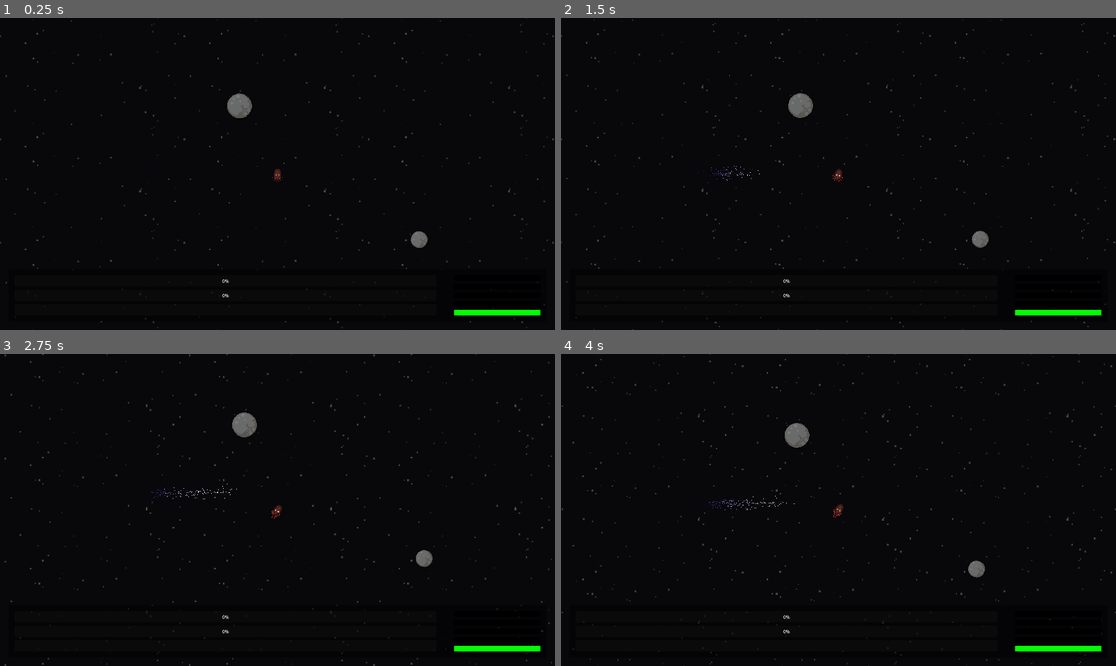
Above: before the commit, frames 1-4 (two rows, left to right).
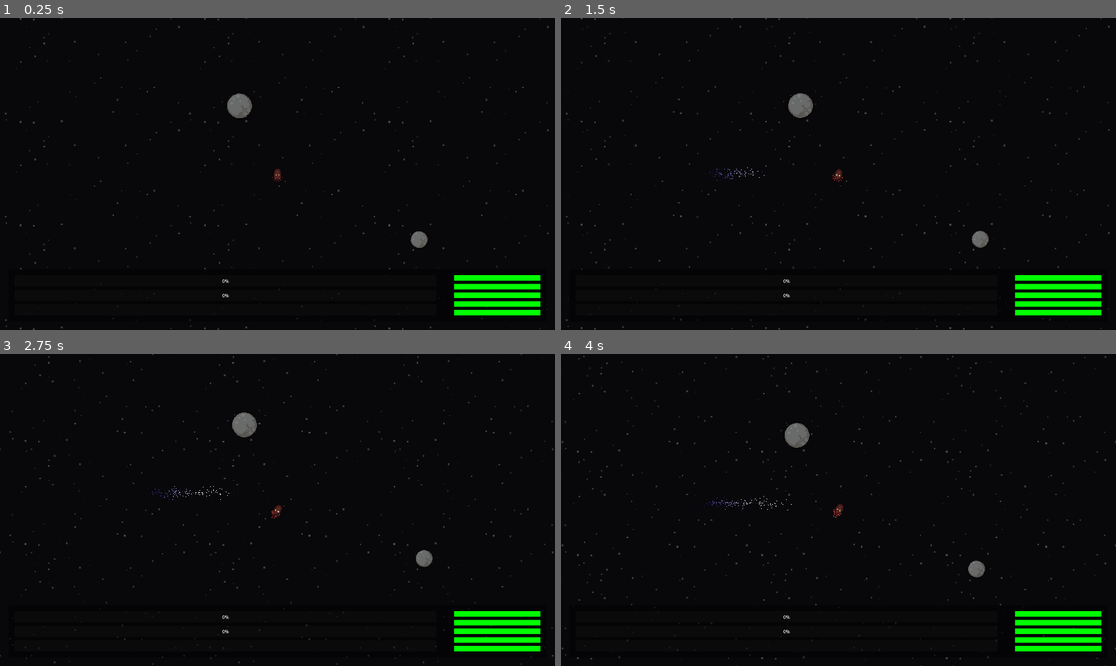
Above: after the commit, the same moments.

Repository: Erica-99/TinyWorld
Game: Godot game, scene res://scenes/star_map.tscn
Same seed, same stepped clock (60 frames per second), same inputs: the game is played once before the commit and once after it. The project has no main scene, so this scene is started directly.
Inputs:
- Up to frame 1 (0.25 s): no input
- Up to frame 2 (1.5 s): hold D (Right) 0.53-1.28 s; hold Shift (Fire Dampers) 0.53-1.28 s; hold S (Reverse) from 1.28 s (still down); tap Space (Landing Mode) at 1.35 s
- Up to frame 3 (2.75 s): release S (Reverse) at 2.03 s; hold D (Right) from 2.03 s (still down); hold Shift (Fire Dampers) from 2.03 s (still down)
- Up to frame 4 (4 s): release D (Right) at 2.78 s; release Shift (Fire Dampers) at 2.78 s; hold W (Forward) 2.78-3.53 s; tap Space (Landing Mode) at 2.85 s; hold A (Left) from 3.53 s (still down); hold Shift (Fire Dampers) from 3.53 s (still down)

The runs differ from the first frame. In frame 1, 1.8% of the frame differs, in the area x 0-100%, y 0-100%; in frame 2, 2.0%; in frame 3, 2.1%; in frame 4, 2.2%.

Commit message:
Enemy Spawning fixed

Diff:
--- a/Sprites/BackTurretSprites.tres
+++ b/Sprites/BackTurretSprites.tres
@@ -42,5 +42,5 @@
 }],
 "loop": true,
 "name": &"Healthy",
-"speed": 5.0
+"speed": 8.0
 }]
--- a/Sprites/FrontTurretSprites.tres
+++ b/Sprites/FrontTurretSprites.tres
@@ -75,5 +75,5 @@
 }],
 "loop": true,
 "name": &"Healthy",
-"speed": 5.0
+"speed": 8.0
 }]
--- a/Sprites/enemy.tscn
+++ b/Sprites/enemy.tscn
@@ -4,6 +4,15 @@
 [ext_resource type="SpriteFrames" uid="uid://lpacqieaq1ik" path="res://Sprites/BackTurretSprites.tres" id="2_0h1x2"]
 [ext_resource type="SpriteFrames" uid="uid://bfe16coq0uc6o" path="res://Sprites/CruiserThrusterSprites.tres" id="2_r3tu1"]
 [ext_resource type="SpriteFrames" uid="uid://bbt4xfgbpy4fx" path="res://Sprites/FrontTurretSprites.tres" id="4_dwvs7"]
+
+[sub_resource type="ParticleProcessMaterial" id="ParticleProcessMaterial_dwvs7"]
+particle_flag_disable_z = true
+emission_shape = 3
+emission_box_extents = Vector3(1, 20.23, 1)
+gravity = Vector3(-100, 0, 0)
+scale_min = 3.0
+scale_max = 6.0
+color = Color(0, 1, 1, 1)
 
 [sub_resource type="Animation" id="Animation_0h1x2"]
 resource_name = "Hidden"
@@ -22,11 +31,23 @@
 tracks/1/type = "value"
 tracks/1/imported = false
 tracks/1/enabled = true
-tracks/1/path = NodePath("../GPUParticles2D:emitting")
+tracks/1/path = NodePath("../FTLParticles:emitting")
 tracks/1/interp = 1
 tracks/1/loop_wrap = true
 tracks/1/keys = {
 "times": PackedFloat32Array(0),
+"transitions": PackedFloat32Array(1),
+"update": 1,
+"values": [false]
+}
+tracks/2/type = "value"
+tracks/2/imported = false
+tracks/2/enabled = true
+tracks/2/path = NodePath("Thruster/ThrusterParticles:emitting")
+tracks/2/interp = 1
+tracks/2/loop_wrap = true
+tracks/2/keys = {
+"times": PackedFloat32Array(0.033333335),
 "transitions": PackedFloat32Array(1),
 "update": 1,
 "values": [false]
@@ -61,7 +82,7 @@
 tracks/2/type = "value"
 tracks/2/imported = false
 tracks/2/enabled = true
-tracks/2/path = NodePath("../GPUParticles2D:emitting")
+tracks/2/path = NodePath("../FTLParticles:emitting")
 tracks/2/interp = 1
 tracks/2/loop_wrap = true
 tracks/2/keys = {
@@ -93,6 +114,18 @@
 "transitions": PackedFloat32Array(1),
 "update": 0,
 "values": [Vector2(0, 0)]
+}
+tracks/5/type = "value"
+tracks/5/imported = false
+tracks/5/enabled = true
+tracks/5/path = NodePath("Thruster/ThrusterParticles:emitting")
+tracks/5/interp = 1
+tracks/5/loop_wrap = true
+tracks/5/keys = {
+"times": PackedFloat32Array(0),
+"transitions": PackedFloat32Array(1),
+"update": 1,
+"values": [true]
 }
 
 [sub_resource type="Animation" id="Animation_txv1s"]
@@ -125,7 +158,7 @@
 tracks/2/type = "value"
 tracks/2/imported = false
 tracks/2/enabled = true
-tracks/2/path = NodePath("../GPUParticles2D:emitting")
+tracks/2/path = NodePath("../FTLParticles:emitting")
 tracks/2/interp = 1
 tracks/2/loop_wrap = true
 tracks/2/keys = {
@@ -157,6 +190,18 @@
 "transitions": PackedFloat32Array(1, 1, 1),
 "update": 0,
 "values": [Vector2(-210.625, 0), Vector2(0, 0), Vector2(-23.18, 0)]
+}
+tracks/5/type = "value"
+tracks/5/imported = false
+tracks/5/enabled = true
+tracks/5/path = NodePath("Thruster/ThrusterParticles:emitting")
+tracks/5/interp = 1
+tracks/5/loop_wrap = true
+tracks/5/keys = {
+"times": PackedFloat32Array(0, 6.5),
+"transitions": PackedFloat32Array(1, 1),
+"update": 1,
+"values": [false, true]
 }
 
 [sub_resource type="AnimationLibrary" id="AnimationLibrary_txv1s"]
@@ -202,6 +247,11 @@
 [node name="Thruster" type="Node2D" parent="SpritePivot" unique_id=309872537]
 position = Vector2(-10, 0)
 
+[node name="ThrusterParticles" type="GPUParticles2D" parent="SpritePivot/Thruster" unique_id=1994940803]
+position = Vector2(-73.32, -2.75)
+amount = 50
+process_material = SubResource("ParticleProcessMaterial_dwvs7")
+
 [node name="Thruster_Main" type="AnimatedSprite2D" parent="SpritePivot/Thruster" unique_id=922847472]
 texture_filter = 3
 position = Vector2(60, -12)
@@ -215,6 +265,8 @@
 position = Vector2(60, -12)
 sprite_frames = ExtResource("2_0h1x2")
 animation = &"Healthy"
+autoplay = "Healthy"
+frame_progress = 0.29437646
 
 [node name="Bridge" type="Node2D" parent="SpritePivot" unique_id=1206508805]
 position = Vector2(8, -1)
@@ -233,12 +285,14 @@
 position = Vector2(6, -11)
 sprite_frames = ExtResource("4_dwvs7")
 animation = &"Healthy"
+autoplay = "Healthy"
+frame_progress = 0.47793958
 
 [node name="EnemyAnims" type="AnimationPlayer" parent="SpritePivot" unique_id=760754738]
 libraries/ = SubResource("AnimationLibrary_txv1s")
 autoplay = &"Spawn"
 
-[node name="GPUParticles2D" type="GPUParticles2D" parent="." unique_id=43603422]
+[node name="FTLParticles" type="GPUParticles2D" parent="." unique_id=43603422]
 position = Vector2(-338.25, -0.5)
 emitting = false
 amount = 300
--- a/scenes/star_map.tscn
+++ b/scenes/star_map.tscn
@@ -3,29 +3,15 @@
 [ext_resource type="Script" uid="uid://h8f32lhd5bn1" path="res://scripts/StarMap.gd" id="1_fp76q"]
 [ext_resource type="PackedScene" uid="uid://bu2kr8cklk7p1" path="res://scenes/planetBox.tscn" id="2_88ecf"]
 [ext_resource type="PackedScene" uid="uid://b6iv033nau3ee" path="res://scenes/ship.tscn" id="2_ewo0i"]
-[ext_resource type="Shader" uid="uid://ckxpa011gxytr" path="res://shaders/star_map.gdshader" id="3_aoqvg"]
 [ext_resource type="PackedScene" uid="uid://byiovtsqqsneb" path="res://scenes/player_camera.tscn" id="3_ewo0i"]
 [ext_resource type="PackedScene" uid="uid://ulkc1ds2gxej" path="res://scenes/landing_popup.tscn" id="5_fevf7"]
-[ext_resource type="PackedScene" uid="uid://cdybgt5unebrf" path="res://scenes/planet_resource_indicator.tscn" id="6_568mj"]
-[ext_resource type="Script" uid="uid://dh5auoos0fbro" path="res://scripts/planet_scanner_effect.gd" id="7_vyd5l"]
-[ext_resource type="Script" uid="uid://dy33yhdij0yvp" path="res://scripts/resources.gd" id="8_b4dln"]
+[ext_resource type="PackedScene" path="res://scenes/planet_resource_indicator.tscn" id="6_568mj"]
+[ext_resource type="Script" path="res://scripts/planet_scanner_effect.gd" id="7_vyd5l"]
+[ext_resource type="Script" path="res://resources.gd" id="8_b4dln"]
 [ext_resource type="StyleBox" uid="uid://b0matx7ugvdlk" path="res://Materials/SurgeReady.tres" id="9_b4dln"]
 [ext_resource type="PackedScene" uid="uid://cq2g8ebw34rqx" path="res://Sprites/enemy.tscn" id="11_aoqvg"]
 
 [sub_resource type="StyleBoxEmpty" id="StyleBoxEmpty_aoqvg"]
-
-[sub_resource type="ShaderMaterial" id="ShaderMaterial_aoqvg"]
-shader = ExtResource("3_aoqvg")
-shader_parameter/speed = 0.1
-shader_parameter/pixelation = 8.0
-shader_parameter/zoom = 2.0
-shader_parameter/gradient_pixelation = 0.2
-shader_parameter/background_threshold = 0.0
-shader_parameter/color_low_threshold = 0.24
-shader_parameter/color_mid_threshold = 0.48
-shader_parameter/color_low = Color(0.01, 0.41, 0.51, 1)
-shader_parameter/color_mid = Color(0.5, 0.1, 0.3, 1)
-shader_parameter/color_high = Color(1, 1, 1, 1)
 
 [sub_resource type="Curve" id="Curve_aoqvg"]
 _data = [Vector2(0, 0), 0.0, 0.0, 0, 0, Vector2(0.0067567676, 1), 0.0, 0.0, 0, 0, Vector2(0.9797298, 1), 0.0, 0.0, 0, 0, Vector2(1, 0), 0.0, 0.0, 0, 0]
@@ -79,6 +65,10 @@
 max_distance = 70000.0
 max_healthy = 100
 
+[node name="Enemies" type="Node2D" parent="." unique_id=1122922968]
+
+[node name="enemy" parent="Enemies" unique_id=2136185547 instance=ExtResource("11_aoqvg")]
+
 [node name="Parallax2D" type="Parallax2D" parent="." unique_id=1484703696]
 z_index = -1000
 scale = Vector2(1.9331334, 1.0827317)
@@ -103,17 +93,6 @@
 grow_vertical = 2
 color = Color(0.030984493, 0.027432224, 0.039930467, 1)
 metadata/_edit_use_anchors_ = true
-
-[node name="ColorRect2" type="ColorRect" parent="Parallax2D/Panel" unique_id=1155803226]
-visible = false
-material = SubResource("ShaderMaterial_aoqvg")
-layout_mode = 1
-anchors_preset = 15
-anchor_right = 1.0
-anchor_bottom = 1.0
-grow_horizontal = 2
-grow_vertical = 2
-color = Color(0.030984493, 0.027432224, 0.039930467, 1)
 
 [node name="GPUParticles2D" type="GPUParticles2D" parent="Parallax2D/Panel" unique_id=682508906]
 position = Vector2(486.77448, 470.1072)
@@ -368,6 +347,4 @@
 layout_mode = 2
 theme_override_styles/panel = ExtResource("9_b4dln")
 
-[node name="enemy" parent="." unique_id=2136185547 instance=ExtResource("11_aoqvg")]
-
 [connection signal="player_mode_changed" from="Ship" to="UI/UI Control/LandingPopup" method="_on_ship_player_mode_changed"]
--- a/shaders/star_map.gdshader
+++ /dev/null
@@ -1,115 +0,0 @@
-// Pixelated noise effect based on https://godotshaders.com/shader/warped-fractal-noise/
-//
-// Copyright Gerardo Montaño 2025
-//
-// Permission is hereby granted, free of charge, to any person obtaining a copy of
-// this software and associated documentation files (the “Software”), to deal in
-// the Software without restriction, including without limitation the rights to
-// use, copy, modify, merge, publish, distribute, sublicense, and/or sell copies
-// of the Software, and to permit persons to whom the Software is furnished to do
-// so, subject to the following conditions:
-//
-// The above copyright notice and this permission notice shall be included in all
-// copies or substantial portions of the Software.
-//
-// THE SOFTWARE IS PROVIDED “AS IS”, WITHOUT WARRANTY OF ANY KIND, EXPRESS OR
-// IMPLIED, INCLUDING BUT NOT LIMITED TO THE WARRANTIES OF MERCHANTABILITY,
-// FITNESS FOR A PARTICULAR PURPOSE AND NONINFRINGEMENT. IN NO EVENT SHALL
-// THE AUTHORS OR COPYRIGHT HOLDERS BE LIABLE FOR ANY CLAIM, DAMAGES OR OTHER
-// LIABILITY, WHETHER IN AN ACTION OF CONTRACT, TORT OR OTHERWISE, ARISING FROM,
-// OUT OF OR IN CONNECTION WITH THE SOFTWARE OR THE USE OR OTHER DEALINGS IN THE
-// SOFTWARE.
-
-shader_type canvas_item;
-uniform float speed = 0.1;
-
-uniform float pixelation = 8.0;
-uniform float zoom = 2.0;
-
-uniform float gradient_pixelation : hint_range(0.001, 1.0) = 0.2;
-uniform float background_threshold : hint_range(0.0, 1.0) = 0.0;
-uniform float color_low_threshold : hint_range(0.0, 1.0)  = 0.24;
-uniform float color_mid_threshold : hint_range(0.0, 1.0)  = 0.48;
-
-uniform vec4 color_low : source_color = vec4(0.01, 0.41, 0.51, 1.0);
-uniform vec4 color_mid : source_color = vec4(.50, 0.10, 0.30, 1.0);
-uniform vec4 color_high : source_color = vec4(1.0, 1.0, 1.0, 1.0);
-
-#define iTime (TIME * speed)
-#define iResolution 1.0/SCREEN_PIXEL_SIZE
-
-const mat2 mtx = mat2( vec2(0.80, -0.60), vec2(0.60, 0.80) );
-
-float rand(vec2 n) {
-    return fract(sin(dot(n, vec2(12.9898, 4.1414))) * 43758.5453);
-}
-
-float noise(vec2 p){
-    vec2 ip = floor(p);
-    vec2 u = fract(p);
-    u = u * u * (3.0 - 2.0 * u);
-
-    float res = mix(
-        mix(rand(ip), rand(ip + vec2(1.0, 0.0)), u.x),
-        mix(rand(ip + vec2(0.0, 1.0)), rand(ip + vec2(1.0, 1.0)), u.x), u.y);
-
-    return res * res;
-}
-
-float fbm( vec2 p )
-{
-    float f = 0.0;
-
-    f += 0.500000 * noise( p + iTime ); p = mtx * p * 2.02;
-    f += 0.031250 * noise( p ); p = mtx * p * 2.01;
-    f += 0.250000 * noise( p ); p = mtx * p * 2.03;
-    f += 0.125000 * noise( p ); p = mtx * p * 2.01;
-    f += 0.062500 * noise( p ); p = mtx * p * 2.04;
-    f += 0.015625 * noise( p + sin(iTime) );
-
-    return f / 0.96875;
-}
-
-float pattern( in vec2 p )
-{
-	return fbm( p + fbm( p + fbm( p ) ) );
-}
-
-vec4 colormap(float x, vec2 uv) {
-
-	x *= (1.0 - pow(max(abs(0.5 - uv.x), abs(0.5 - uv.y)) * 2.0, 3.0));
-
-    if (x < background_threshold) {
-        return vec4(0.0, 0.0, 0.0, 0.0);
-    }
-    else if (x < color_low_threshold) {
-        return mix(
-			vec4(0.0, 0.0, 0.0, 0.0),
-			color_low,
-			round((x - background_threshold) / (color_low_threshold - background_threshold) / gradient_pixelation) * gradient_pixelation
-		);
-    }
-    else if (x < color_mid_threshold) {
-        return
-			mix(
-				color_low,
-				color_mid,
-				round((x - color_low_threshold) / (color_mid_threshold - color_low_threshold) / gradient_pixelation) * gradient_pixelation
-			);
-    }
-	else
-		return
-			mix(
-				color_mid,
-				color_high,
-				round((x - color_mid_threshold) / (1.0 - color_mid_threshold) / gradient_pixelation) * gradient_pixelation
-			);
-}
-
-void fragment()
-{
-    vec2 uv = floor(UV / SCREEN_PIXEL_SIZE / pixelation) * SCREEN_PIXEL_SIZE * pixelation;
-   	float shade = pattern(uv * zoom);
-
-    COLOR = colormap(shade, uv);
-}
Not shown, removed: shaders/star_map.gdshader.uid
